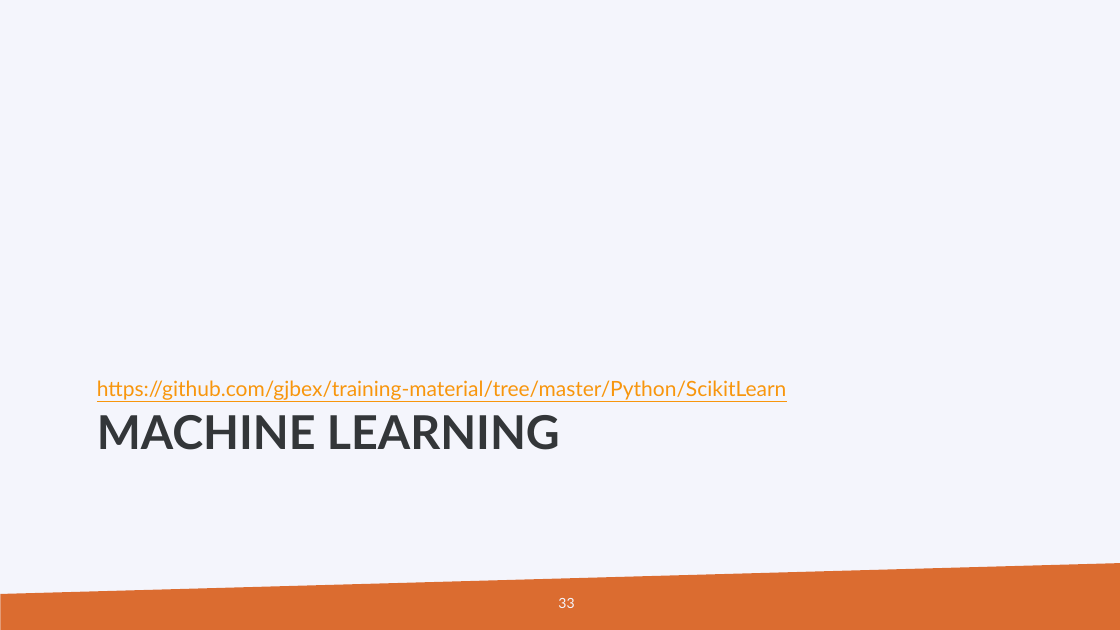
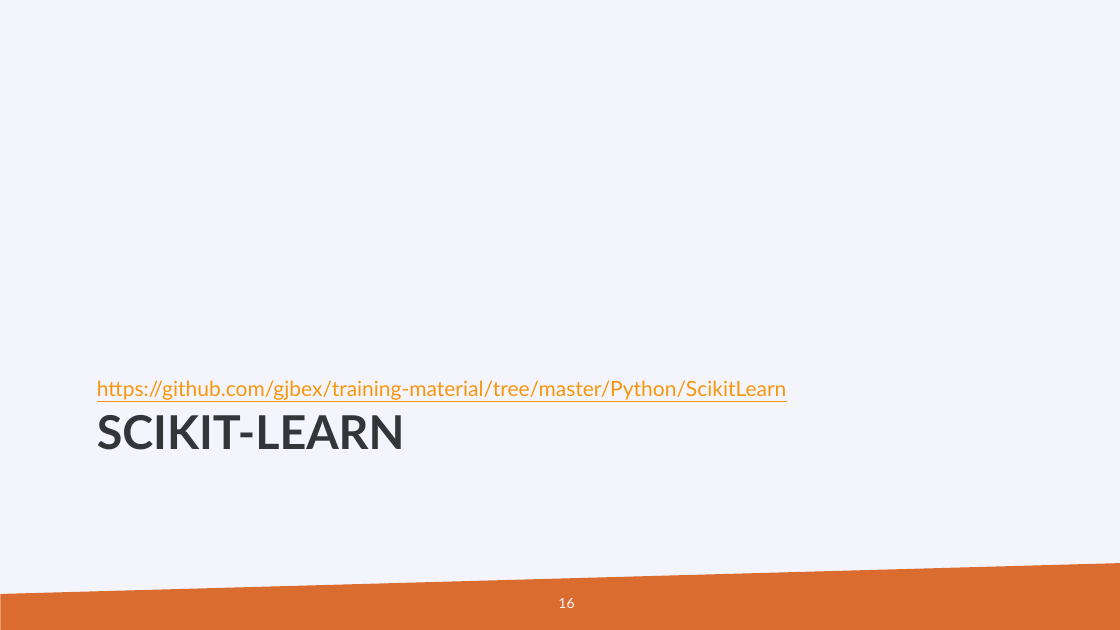
Before and after one commit to gjbex/Machine-learning-with-Python, a slide deck: slide 16 of python_for_machine_learning.pptx (slide 33 before the commit). Drawn at 1120x630 pixels with LibreOffice and Linux fonts; fonts in the diff are those of the drawing; background and template pictures are left out. Boxes give left, top, right and bottom in pixels: in the first picture for what was removed or moved away, otherwise in the second. Text is boxed around its words. In the diff, an @@ line names an element or a change of style, - is before the commit and + after.

```diff
--- a/python_for_machine_learning.pptx
+++ b/python_for_machine_learning.pptx
@@ title at [97,415,405,450]: text changed @@
-MACHINE LEARNING
+SCIKIT-LEARN
@@ page number at [558,598,574,608]: text changed @@
-33
+16
```
Also in this commit, not shown: 2 other slides changed, 1 slide added, 3 slides removed.
